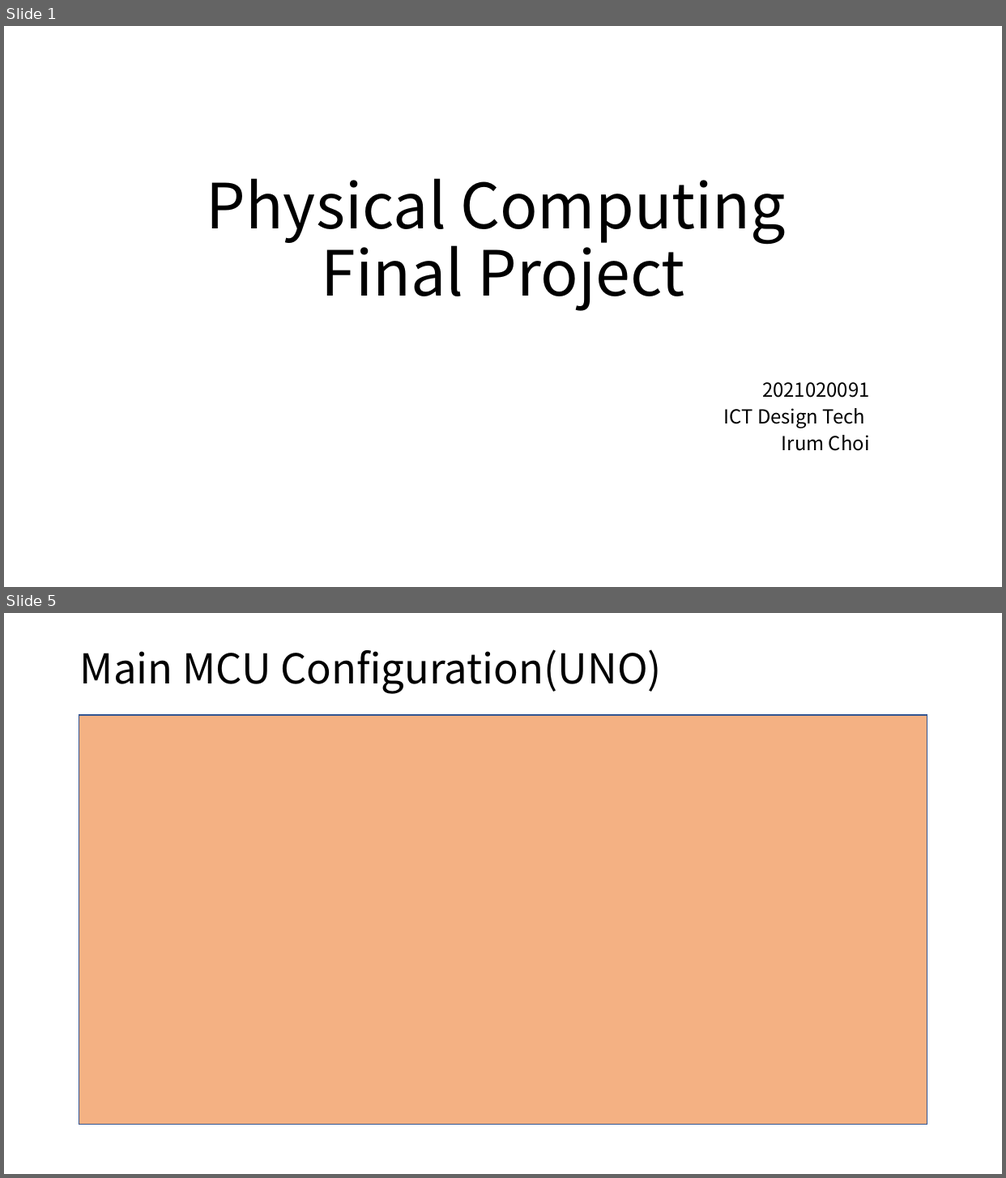
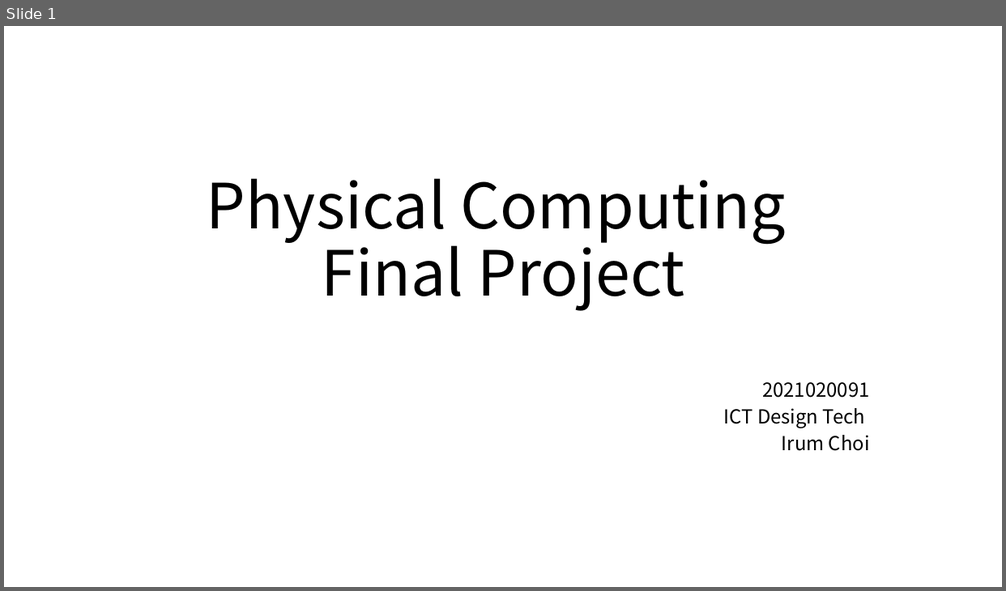
Before and after one commit to kimkyowon/Physical_Computing_Final, a slide deck: Physical_Computing/Documents/Physical Computing_Prototype.pptx. Shown one above the other, each under a label of ours: slides 1 and 5 before the commit, slide 1 after it; the slides between them are not shown. The pictures are 1006x1178 and 1006x591 pixels, drawn with LibreOffice and Linux fonts; fonts in the diff are those of the drawing. Boxes give left, top, right and bottom in pixels: in the first picture for what was removed or moved away, otherwise in the second. Text is boxed around its words. In the diff, an @@ line names an element or a change of style, - is before the commit and + after.

```diff
--- a/Physical_Computing/Documents/Physical Computing_Prototype.pptx
+++ b/Physical_Computing/Documents/Physical Computing_Prototype.pptx
@@ slide 5 removed at box(4, 613, 1002, 1174), background #FFFFFF @@
@@ title removed at box(80, 649, 662, 694) @@
-Main MCU Configuration(UNO)
@@ rectangle removed at box(79, 715, 927, 1124) @@
```
Also in this commit, not shown: 10 slides added, 3 other slides removed, 17 other files.
